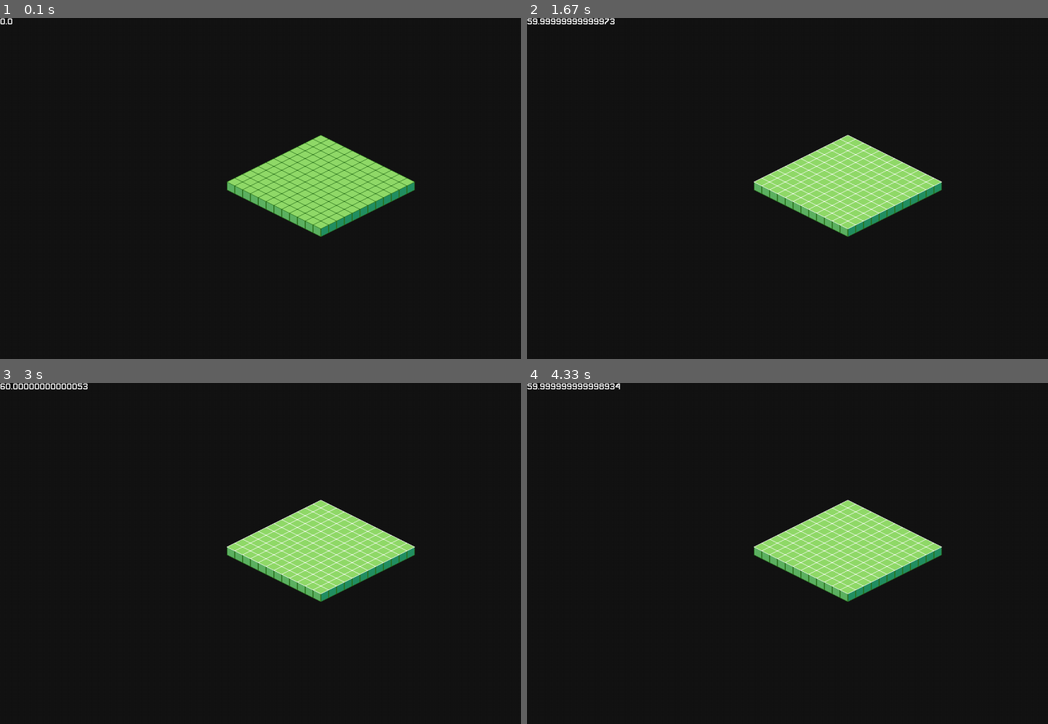
Above: before the commit, frames 1-4 (two rows, left to right).
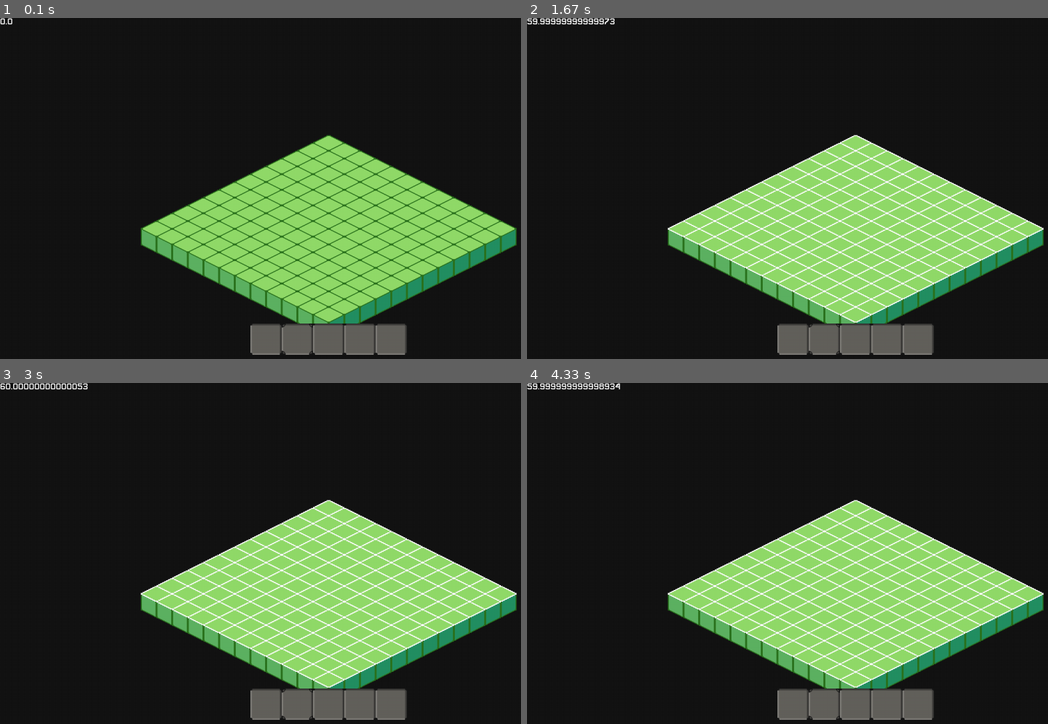
Above: after the commit, the same moments.

Repository: Scaffus/pygame-isometric
Game: pygame game, started from main.py
Two runs of this game, one before a commit and one after it. Both use one fixed random seed, a clock stepped at 60 frames per second and the inputs below.
Inputs (mouse positions are in pixels of both pictures, inside the frame that each line leads up to):
- Up to frame 1 (0.1 s): no input
- Up to frame 2 (1.67 s): press the mouse at (855, 198) at 0.37 s; move the mouse to (751, 168) at 0.47 s; release the mouse at (646, 140) at 0.6 s; tap Enter at 0.67 s
- Up to frame 3 (3 s): no input
- Up to frame 4 (4.33 s): no input

The runs differ from the first frame. In frame 1, 23% of the frame differs, in the area x 26-100%, y 34-99%; in frame 2, 23%; in frame 3, 23%; in frame 4, 23%.

Commit message:
hud is bad

Diff:
--- a/hud.py
+++ b/hud.py
@@ -10,21 +10,55 @@
     def __init__(self, game):
         self.GAME = game
 
-        self.HUD = pygame.Surface(self.GAME.SIZE).convert_alpha()
-        self.HUD.fill([0, 0, 0, 0])
+        self.HUD_S = pygame.Surface(self.GAME.SIZE).convert_alpha()
+        self.HUD_S.fill([0, 0, 0, 0])
 
         self.FPS = pygame.Surface((0, 0))
         self.MPOS = pygame.Surface((0, 0))
         self.HOVER = pygame.Surface((0, 0))
 
+        self.HOTBAR = Hotbar(5 + 1, self.GAME)
+        self.HOTBAR.create()
+
     def draw(self):
-        self.HUD.fill([0, 0, 0, 0])
+        self.HUD_S.fill([0, 0, 0, 0])
 
-        self.HUD.blit(self.FPS, (0, 0))
-        self.HUD.blit(self.MPOS, (0, 20))
-        self.HUD.blit(self.HOVER, (0, 40))
+        self.HUD_S.blit(self.FPS, (0, 0))
+        self.HUD_S.blit(self.MPOS, (0, 20))
+        self.HUD_S.blit(self.HOVER, (0, 40))
+        self.HOTBAR.draw()
 
-        self.GAME.DISPLAY.blit(self.HUD, (0, 0))
+        self.GAME.DISPLAY.blit(self.HUD_S, (0, 0))
 
     def update(self):
         self.FPS = self.GAME.font(f"{self.GAME.CLOCK.get_fps()}", 24, Colors.WHITE)
+
+
+class Hotbar:
+    def __init__(self, count, game):
+        self.GAME = game
+        self.count = count
+
+        self.HOTBAR_S = pygame.Surface(self.GAME.SIZE).convert_alpha()
+        self.HOTBAR_S.fill([0, 0, 0, 0])
+
+        self.slot_s = self.GAME.SPRITES['inv_slot']
+        self.slot_size_x, self.slot_size_y = self.slot_s.get_size()
+
+        self.x = self.GAME.WIDTH / 2 - self.count * self.slot_size_x / 2
+        self.y = self.GAME.HEIGHT / 1.15
+
+        self.selected_slot_s = self.GAME.SPRITES['inv_slot_selected']
+        self.selected_slot = 1
+
+    def create(self):
+        for i in range(1, self.count):
+            self.HOTBAR_S.blit(self.slot_s, (i * self.slot_size_x, 0))
+
+    def draw(self):
+
+        self.update()
+        self.GAME.HUD.HUD_S.blit(self.HOTBAR_S, (self.x, self.y))
+
+    def update(self):
+        self.HOTBAR_S.blit(self.selected_slot_s, ((self.selected_slot + 1) * self.slot_size_x, 0))
--- a/main.py
+++ b/main.py
@@ -2,7 +2,7 @@
 from pathlib import Path
 import time
 from colors import Colors
-from sprites import load_tile_sprites
+from sprites import load_sprites
 from map import Map
 from hud import Hud
 
@@ -25,13 +25,12 @@
         self.deltaTime = 0
         self.prev_time = 0
 
-        self.spr_tiles = load_tile_sprites()
+        self.SPRITES = load_sprites()
 
-        self.MAP = Map(self, 12, 12, self.spr_tiles)
+        self.MAP = Map(self, 12, 12)
         self.MAP.create()
 
         self.HUD = Hud(self)
-
 
     def font(self, text="Placeholder", size=24, color=Colors.BLACK, anti_alias=False):
         font = pygame.font.Font(path / 'assets/font/pixeboy.ttf', size)
--- a/map.py
+++ b/map.py
@@ -4,27 +4,22 @@
 
 class Map:
 
-    def __init__(self, game, width, height, spr_tiles):
+    def __init__(self, game, width, height):
         self.GAME = game
         self.width = width
         self.height = height
-        self.tile_size = 32
+        self.tile_size = 32 * 2
         self.tiles = []
-        self.spr_tiles = spr_tiles
         self.map = pygame.Surface(self.GAME.SIZE)
 
     def create(self):
         for x in range(self.width):
             for y in range(self.height):
                 self.tiles.append(
-                    # Tile(self.GAME,
-                    #     x * pygame.Vector2(1, .5) * self.tile_size,
-                    #     y * pygame.Vector2(-1, .5) * self.tile_size,
-                    #     self.spr_tiles)
                     Tile(self.GAME,
                          x * .5 * self.tile_size + y * -.5 * self.tile_size,
                          x * .25 * self.tile_size + y * .25 * self.tile_size,
-                         self.spr_tiles)
+                         self.GAME.SPRITES)
                 )
 
     def draw(self):
--- /dev/null
+++ b/player.py
@@ -0,0 +1,28 @@
+from imp import PKG_DIRECTORY
+import pygame
+from pathlib import Path
+from colors import Colors
+
+path = Path(__file__).parent
+
+class Player(pygame.sprite.Sprite):
+    def __init__(self, name, color, x, y, game):
+        self.GAME = game
+
+        self.name = name
+        self.color = color
+        self.image = self.GAME.SPRITES['elephant']
+        self.rect = pygame.image.get_rect()
+
+        self.x = x
+        self.y = y
+
+        self.vel_x = 0
+        self.vel_y = 0
+
+    def draw(self):
+        self.GAME.DISPLAY.blit(self.image, (self.x, self.y))
+
+    def update(self):
+        self.rect.x = self.x
+        self.rect.y = self.y
--- a/sprites.py
+++ b/sprites.py
@@ -6,9 +6,9 @@
 
 tiles_path = path / 'assets/textures/'
 
-def load_tile_sprites():
+def load_sprites():
     # sprites = {}
     # for file in os.listdir(tiles_path):
     #     sprites[file] = pygame.image.load(tiles_path + file).convert()
 
-    return { file.replace('.png', ''):pygame.image.load(tiles_path / file).convert() for file in os.listdir(tiles_path)}
+    return { file.replace('.png', ''):pygame.transform.scale2x(pygame.image.load(tiles_path / file).convert()) for file in os.listdir(tiles_path)}
--- a/tile.py
+++ b/tile.py
@@ -5,14 +5,15 @@
 
 class Tile(pygame.sprite.Sprite):
 
-    def __init__(self, game, x, y, spr_tiles, type = "grass"):
+    def __init__(self, game, x, y, SPRITES, type = "grass"):
         self.GAME = game
         self.x = x + self.GAME.WIDTH / 2
         self.y = y + self.GAME.HEIGHT / 3
+        self.z = 0
         self.type = type
-        self.spr_tiles = spr_tiles
+        self.SPRITES = SPRITES
 
-        self.image = self.spr_tiles['grass']
+        self.image = self.SPRITES['grass']
         self.rect = self.image.get_rect()
 
         self.highlighted = False
@@ -26,11 +27,11 @@
 
         if self.rect.collidepoint(mpos):
             if pygame.mouse.get_pressed()[0] == 1:
-                self.image.blit(self.spr_tiles['highlighted'], (0, 0))
+                self.image.blit(self.SPRITES['highlighted'], (0, 0))
 
             # if pygame.mouse.get_pressed()[0] == 1:
-            #     self.image = self.spr_tiles['stone']
+            #     self.image = self.SPRITES['stone']
             # elif pygame.mouse.get_pressed()[2] == 1:
-            #     self.image = self.spr_tiles['grass']
+            #     self.image = self.SPRITES['grass']
 
         self.GAME.MAP.map.blit(self.image, (self.x, self.y))
Renamed: assets/textures/isometric-sandbox-sheet.png -> assets/isometric-sandbox-sheet.png
Binary file added: assets/textures/elephant.png
Binary file added: assets/textures/inv_slot.png
Binary file added: assets/textures/inv_slot_selected.png
